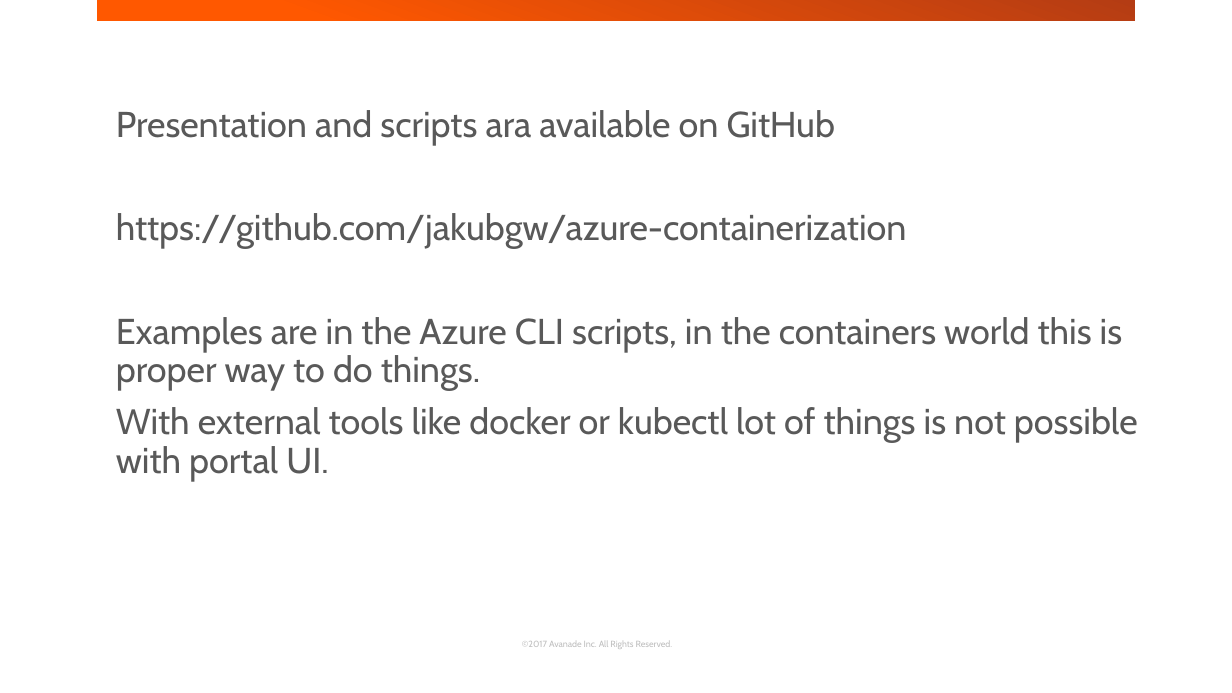
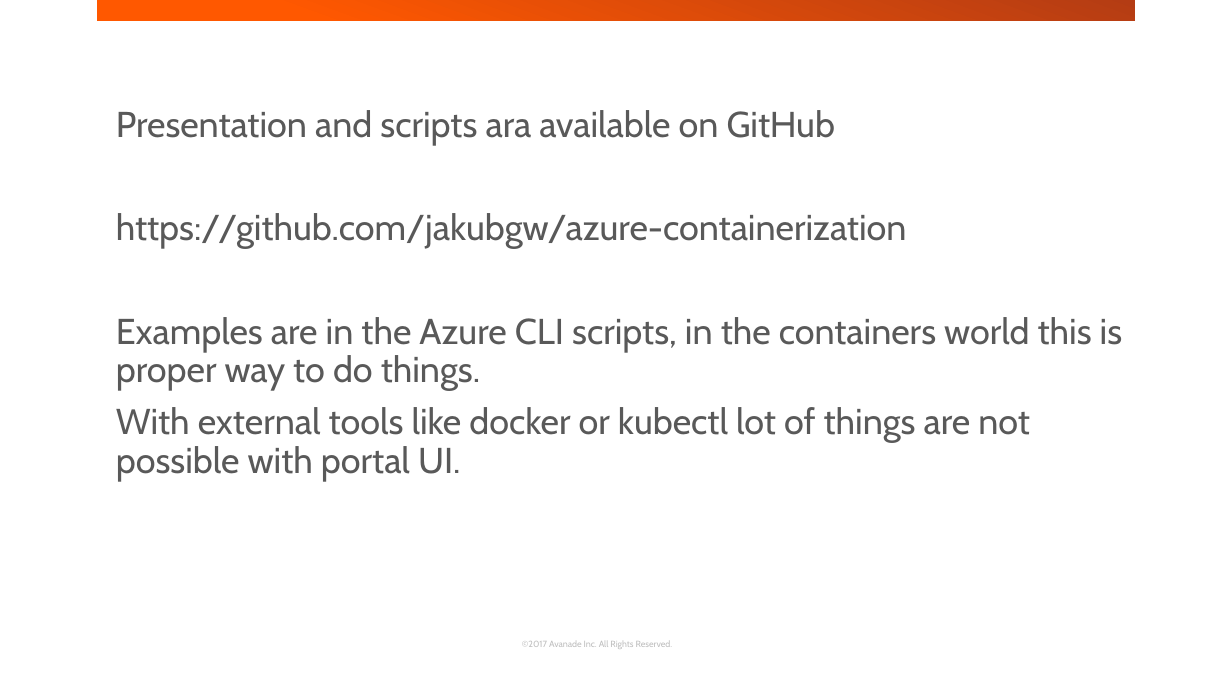
Before and after one commit to jakubgw/azure-containerization, a slide deck: slide 2 of azure-containerization.pptx. Drawn at 1232x693 pixels with LibreOffice and Linux fonts; fonts in the diff are those of the drawing; background and template pictures are left out. Boxes give left, top, right and bottom in pixels: in the first picture for what was removed or moved away, otherwise in the second. Text is boxed around its words. In the diff, an @@ line names an element or a change of style, - is before the commit and + after.

```diff
--- a/azure-containerization.pptx
+++ b/azure-containerization.pptx
@@ text at bbox=[116, 407, 1030, 482]: text changed @@
-With external tools like docker or kubectl lot of things is not possible with portal UI.
+With external tools like docker or kubectl lot of things are not possible with portal UI.
```
Also in this commit, not shown: 7 other files.
